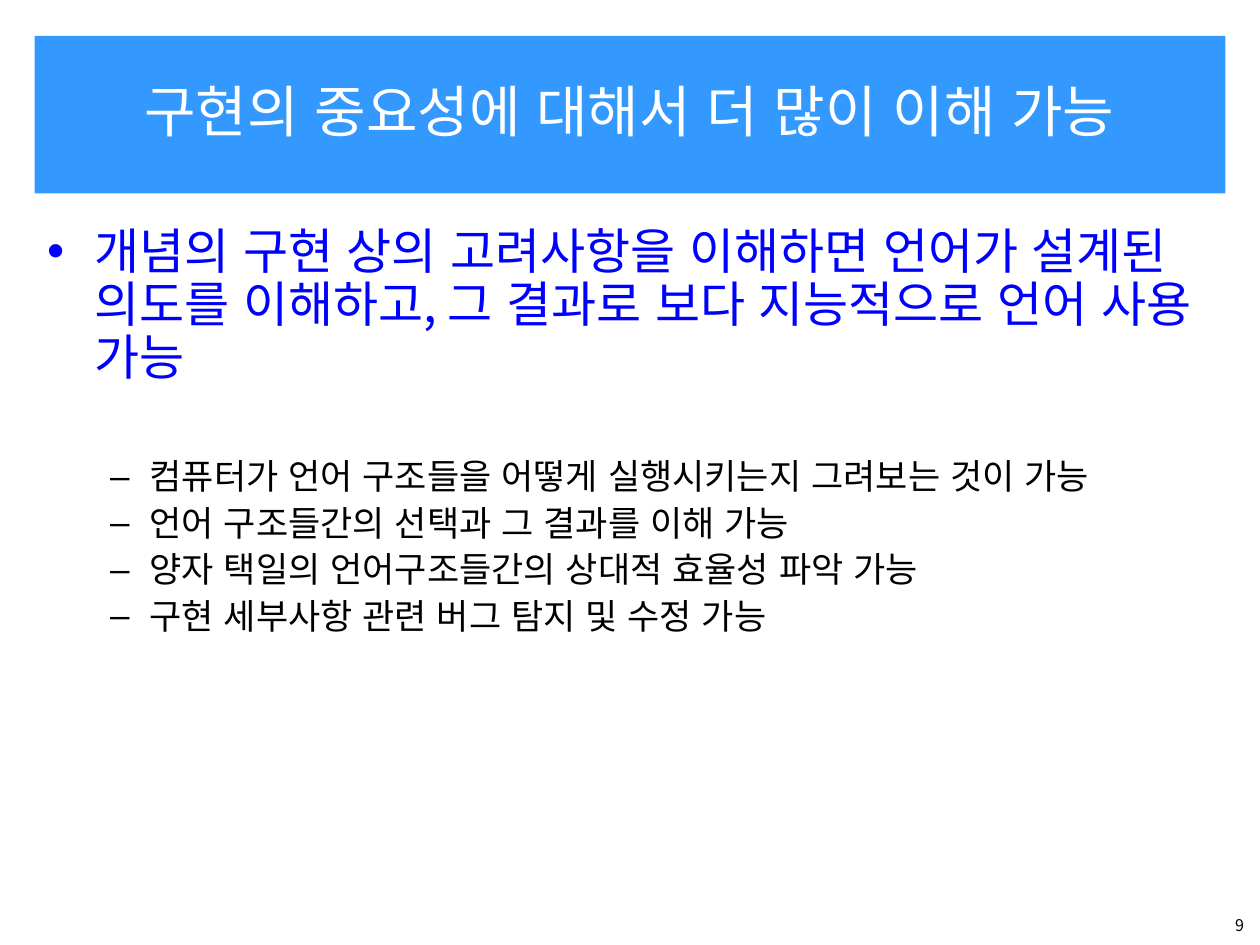
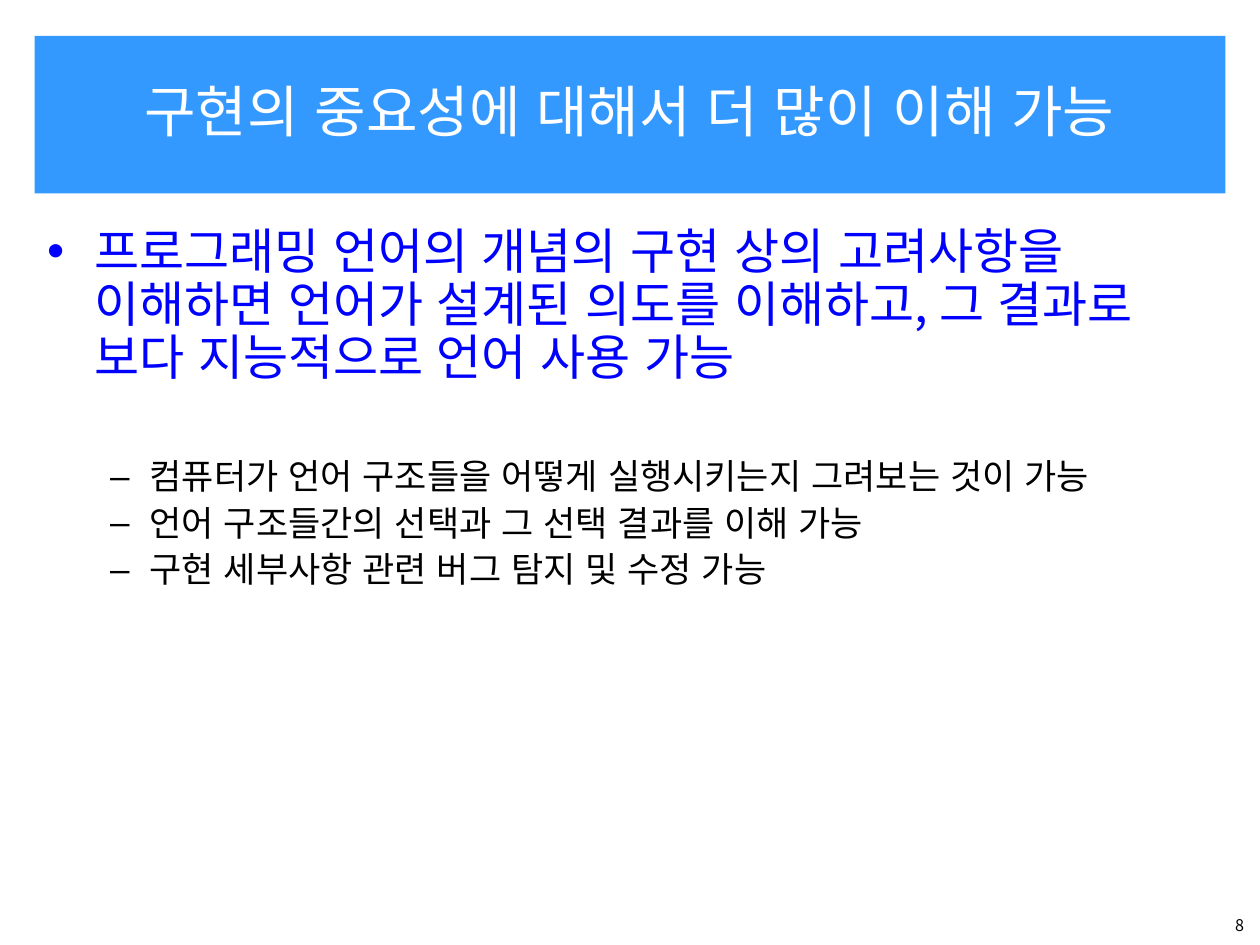
Before and after one commit to OOPSLA-SCH/OOPSLA-SCH.github.io, a slide deck: slide 8 of lecture/20s/pl20s/pl20s-ch1-1.ppt (slide 9 before the commit). Drawn at 1260x945 pixels with LibreOffice and Linux fonts; fonts in the diff are those of the drawing. Boxes give left, top, right and bottom in pixels: in the first picture for what was removed or moved away, otherwise in the second. Text is boxed around its words. In the diff, an @@ line names an element or a change of style, - is before the commit and + after.

```diff
--- a/lecture/20s/pl20s/pl20s-ch1-1.ppt
+++ b/lecture/20s/pl20s/pl20s-ch1-1.ppt
@@ text at bbox=[94, 228, 1133, 379]: text changed @@
-• 개념의 구현 상의 고려사항을 이해하면 언어가 설계된 의도를 이해하고, 그 결과로 보다 지능적으로 언어 사용 가능
+• 프로그래밍 언어의 개념의 구현 상의 고려사항을 이해하면 언어가 설계된 의도를 이해하고, 그 결과로 보다 지능적으로 언어 사용 가능
@@ text at bbox=[150, 507, 863, 539]: text changed @@
-  – 언어 구조들간의 선택과 그 결과를 이해 가능
-  – 양자 택일의 언어구조들간의 상대적 효율성 파악 가능
+  – 언어 구조들간의 선택과 그 선택 결과를 이해 가능
@@ page number at bbox=[1235, 919, 1244, 932]: text changed @@
-9
+8
```
Also in this commit, not shown: 8 other slides changed, 4 slides added, 1 slide removed, 6 other files.
